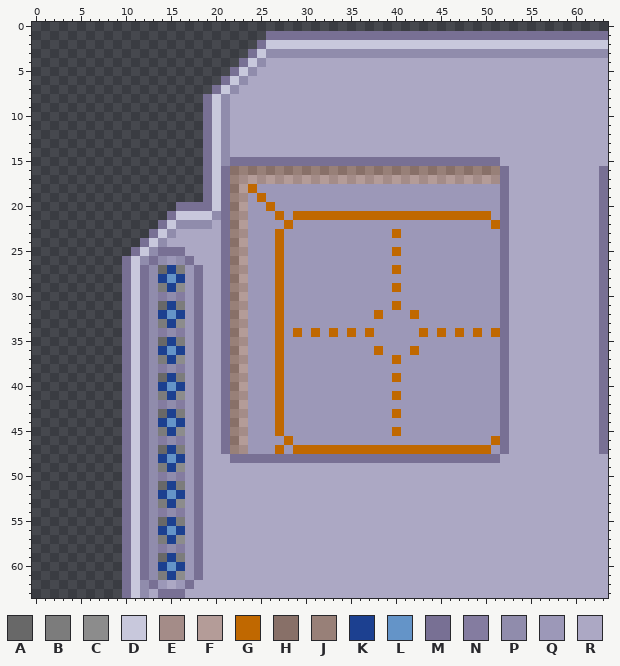
Pixel-art sprite: Resources/Facilities/crashed_ship_lefthangar.png. The picture above is the old version.
The file is 64x64 pixels.
Palette (. is transparent): A #686868  B #7c7c7c  C #8c8c8c  D #c8c8dc  E #a48c88  F #b49c98  G #c06800  H #887068  J #988078  K #1c4090  L #6494c8  M #787094  N #847ca0  P #908cac  Q #9c98b8  R #aca8c4
Pixels before (only the part around the change), first column x 0:
 0 ................................................................
 1 ..........................MMMMMMMMMMMMMMMMMMMMMMMMMMMMMMMMMMMMMM
 2 .........................MDDDDDDDDDDDDDDDDDDDDDDDDDDDDDDDDDDDDDD
 3 ........................MDPPPPPPPPPPPPPPPPPPPPPPPPPPPPPPPPPPPPPP
 4 .......................MDPRRRRRRRRRRRRRRRRRRRRRRRRRRRRRRRRRRRRRR
 5 ......................MDPRRRRRRRRRRRRRRRRRRRRRRRRRRRRRRRRRRRRRRR
 6 .....................MDPRRRRRRRRRRRRRRRRRRRRRRRRRRRRRRRRRRRRRRRR
 7 ....................MDPRRRRRRRRRRRRRRRRRRRRRRRRRRRRRRRRRRRRRRRRR
 8 ...................MDPRRRRRRRRRRRRRRRRRRRRRRRRRRRRRRRRRRRRRRRRRR
 9 ...................MDPRRRRRRRRRRRRRRRRRRRRRRRRRRRRRRRRRRRRRRRRRR
10 ...................MDPRRRRRRRRRRRRRRRRRRRRRRRRRRRRRRRRRRRRRRRRRR
11 ...................MDPRRRRRRRRRRRRRRRRRRRRRRRRRRRRRRRRRRRRRRRRRR
12 ...................MDPRRRRRRRRRRRRRRRRRRRRRRRRRRRRRRRRRRRRRRRRRR
13 ...................MDPRRRRRRRRRRRRRRRRRRRRRRRRRRRRRRRRRRRRRRRRRR
14 ...................MDPRRRRRRRRRRRRRRRRRRRRRRRRRRRRRRRRRRRRRRRRRR
15 ...................MDPMMMMMMMMMMMMMMMMMMMMMMMMMMMMMMRRRRRRRRRRRR
16 ...................MDMHJHJHJHJHJHJHJHJHJHJHJHJHJHJHJMRRRRRRRRRRM
17 ...................MDMJEFEFEFEFEFEFEFEFEFEFEFEFEFEFEMRRRRRRRRRRM
18 ...................MDMHFGQQQQQQQQQQQQQQQQQQQQQQQQQQQMRRRRRRRRRRM
19 ...................MDMJEQGQQQQQQQQQQQQQQQQQQQQQQQQQQMRRRRRRRRRRM
20 ................MMMMDMHFQQGQQQQQQQQQQQQQQQQQQQQQQQQQMRRRRRRRRRRM
21 ...............MDDDDPMJEQQQGQGGGGGGGGGGGGGGGGGGGGGGQMRRRRRRRRRRM
22 ..............MDPPPPRMHFQQQQGQQQQQQQQQQQQQQQQQQQQQQGMRRRRRRRRRRM
23 .............MDPRRRRRMJEQQQGQQQQQQQQQQQQGQQQQQQQQQQQMRRRRRRRRRRM
24 ............MDPRRRRRRMHFQQQGQQQQQQQQQQQQQQQQQQQQQQQQMRRRRRRRRRRM
25 ...........MDPMMMRRRRMJEQQQGQQQQQQQQQQQQGQQQQQQQQQQQMRRRRRRRRRRM
26 ..........MDPMPQPMRRRMHFQQQGQQQQQQQQQQQQQQQQQQQQQQQQMRRRRRRRRRRM
27 ..........MDMPAKBQMRRMJEQQQGQQQQQQQQQQQQGQQQQQQQQQQQMRRRRRRRRRRM
28 ..........MDMPKLKQMRRMHFQQQGQQQQQQQQQQQQQQQQQQQQQQQQMRRRRRRRRRRM
29 ..........MDMPBKCQMRRMJEQQQGQQQQQQQQQQQQGQQQQQQQQQQQMRRRRRRRRRRM
30 ..........MDMPNPNQMRRMHFQQQGQQQQQQQQQQQQQQQQQQQQQQQQMRRRRRRRRRRM
31 ..........MDMPAKBQMRRMJEQQQGQQQQQQQQQQQQGQQQQQQQQQQQMRRRRRRRRRRM
32 ..........MDMPKLKQMRRMHFQQQGQQQQQQQQQQGQQQGQQQQQQQQQMRRRRRRRRRRM
33 ..........MDMPBKCQMRRMJEQQQGQQQQQQQQQQQQQQQQQQQQQQQQMRRRRRRRRRRM
34 ..........MDMPNPNQMRRMHFQQQGQGQGQGQGQGQQQQQGQGQGQGQGMRRRRRRRRRRM
35 ..........MDMPAKBQMRRMJEQQQGQQQQQQQQQQQQQQQQQQQQQQQQMRRRRRRRRRRM
36 ..........MDMPKLKQMRRMHFQQQGQQQQQQQQQQGQQQGQQQQQQQQQMRRRRRRRRRRM
37 ..........MDMPBKCQMRRMJEQQQGQQQQQQQQQQQQGQQQQQQQQQQQMRRRRRRRRRRM
38 ..........MDMPNPNQMRRMHFQQQGQQQQQQQQQQQQQQQQQQQQQQQQMRRRRRRRRRRM
39 ..........MDMPAKBQMRRMJEQQQGQQQQQQQQQQQQGQQQQQQQQQQQMRRRRRRRRRRM
40 ..........MDMPKLKQMRRMHFQQQGQQQQQQQQQQQQQQQQQQQQQQQQMRRRRRRRRRRM
41 ..........MDMPBKCQMRRMJEQQQGQQQQQQQQQQQQGQQQQQQQQQQQMRRRRRRRRRRM
42 ..........MDMPNPNQMRRMHFQQQGQQQQQQQQQQQQQQQQQQQQQQQQMRRRRRRRRRRM
43 ..........MDMPAKBQMRRMJEQQQGQQQQQQQQQQQQGQQQQQQQQQQQMRRRRRRRRRRM
44 ..........MDMPKLKQMRRMHFQQQGQQQQQQQQQQQQQQQQQQQQQQQQMRRRRRRRRRRM
45 ..........MDMPBKCQMRRMJEQQQGQQQQQQQQQQQQGQQQQQQQQQQQMRRRRRRRRRRM
46 ..........MDMPNPNQMRRMHFQQQQGQQQQQQQQQQQQQQQQQQQQQQGMRRRRRRRRRRM
47 ..........MDMPAKBQMRRMJEQQQGQGGGGGGGGGGGGGGGGGGGGGGQMRRRRRRRRRRM
48 ..........MDMPKLKQMRRRMMMMMMMMMMMMMMMMMMMMMMMMMMMMMMRRRRRRRRRRRR
49 ..........MDMPBKCQMRRRRRRRRRRRRRRRRRRRRRRRRRRRRRRRRRRRRRRRRRRRRR
50 ..........MDMPNPNQMRRRRRRRRRRRRRRRRRRRRRRRRRRRRRRRRRRRRRRRRRRRRR
51 ..........MDMPAKBQMRRRRRRRRRRRRRRRRRRRRRRRRRRRRRRRRRRRRRRRRRRRRR
52 ..........MDMPKLKQMRRRRRRRRRRRRRRRRRRRRRRRRRRRRRRRRRRRRRRRRRRRRR
53 ..........MDMPBKCQMRRRRRRRRRRRRRRRRRRRRRRRRRRRRRRRRRRRRRRRRRRRRR
54 ..........MDMPNPNQMRRRRRRRRRRRRRRRRRRRRRRRRRRRRRRRRRRRRRRRRRRRRR
55 ..........MDMPAKBQMRRRRRRRRRRRRRRRRRRRRRRRRRRRRRRRRRRRRRRRRRRRRR
56 ..........MDMPKLKQMRRRRRRRRRRRRRRRRRRRRRRRRRRRRRRRRRRRRRRRRRRRRR
57 ..........MDMPBKCQMRRRRRRRRRRRRRRRRRRRRRRRRRRRRRRRRRRRRRRRRRRRRR
58 ..........MDMPNPNQMRRRRRRRRRRRRRRRRRRRRRRRRRRRRRRRRRRRRRRRRRRRRR
59 ..........MDMPAKBQMRRRRRRRRRRRRRRRRRRRRRRRRRRRRRRRRRRRRRRRRRRRRR
60 ..........MDMPKLKQMRRRRRRRRRRRRRRRRRRRRRRRRRRRRRRRRRRRRRRRRRRRRR
61 ..........MDMPBKCQMRRRRRRRRRRRRRRRRRRRRRRRRRRRRRRRRRRRRRRRRRRRRR
62 ..........MDPMQRQMRRRRRRRRRRRRRRRRRRRRRRRRRRRRRRRRRRRRRRRRRRRRRR
63 ..........MDPRMMMRRRRRRRRRRRRRRRRRRRRRRRRRRRRRRRRRRRRRRRRRRRRRRR
Now the later version:
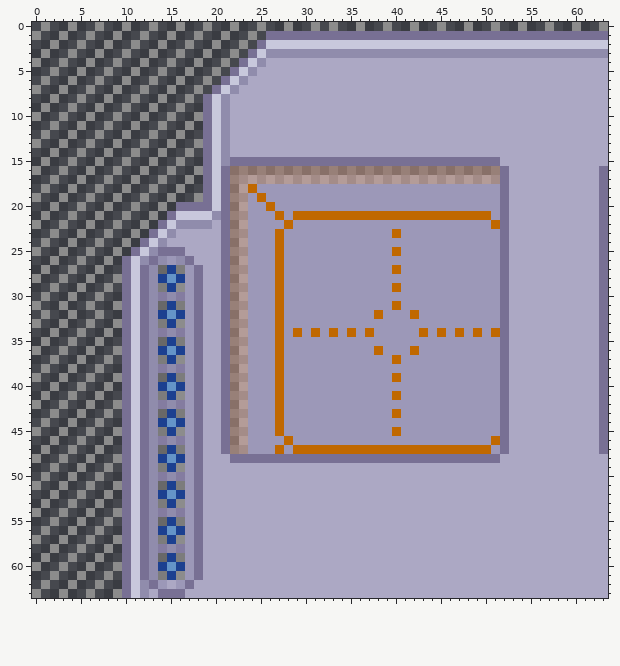
Edits made:
Changed rows in their new state; - is an unchanged pixel.
first column x 0:
 0 -C--C--C--C--C--C--C--C--C--C--C-C--C--C--C--C--C--C--C--C--C--C
 1 C--C--C--C--C--C--C--C--C---------------------------------------
 2 --C--C--C--C--C--C--C--C----------------------------------------
 3 -C--C--C--C--C--C--C--C-----------------------------------------
 4 C--C--C--C--C--C--C--C------------------------------------------
 5 --C--C--C--C--C--C--C-------------------------------------------
 6 -C--C--C--C--C--C--C--------------------------------------------
 7 C--C--C--C--C--C--C---------------------------------------------
 8 --C--C--C--C--C--C----------------------------------------------
 9 -C--C--C--C--C--C-----------------------------------------------
10 C--C--C--C--C--C--C---------------------------------------------
11 --C--C--C--C--C--C----------------------------------------------
12 -C--C--C--C--C--C-----------------------------------------------
13 C--C--C--C--C--C--C---------------------------------------------
14 --C--C--C--C--C--C----------------------------------------------
15 -C--C--C--C--C--C-----------------------------------------------
16 C--C--C--C--C--C--C---------------------------------------------
17 --C--C--C--C--C--C----------------------------------------------
18 -C--C--C--C--C--C-----------------------------------------------
19 C--C--C--C--C--C--C---------------------------------------------
20 --C--C--C--C--C-------------------------------------------------
21 -C--C--C--C--C--------------------------------------------------
22 C--C--C--C--C---------------------------------------------------
23 --C--C--C--C----------------------------------------------------
24 -C--C--C--C-----------------------------------------------------
25 C--C--C--C------------------------------------------------------
26 --C--C--C-------------------------------------------------------
27 -C--C--C--------------------------------------------------------
28 C--C--C--C------------------------------------------------------
29 --C--C--C-------------------------------------------------------
30 -C--C--C--------------------------------------------------------
31 C--C--C--C------------------------------------------------------
32 -C--C--C--------------------------------------------------------
33 C--C--C--C------------------------------------------------------
34 --C--C--C-------------------------------------------------------
35 -C--C--C--------------------------------------------------------
36 C--C--C--C------------------------------------------------------
37 --C--C--C-------------------------------------------------------
38 -C--C--C--------------------------------------------------------
39 C--C--C--C------------------------------------------------------
40 --C--C--C-------------------------------------------------------
41 -C--C--C--------------------------------------------------------
42 C--C--C--C------------------------------------------------------
43 --C--C--C-------------------------------------------------------
44 -C--C--C--------------------------------------------------------
45 C--C--C--C------------------------------------------------------
46 --C--C--C-------------------------------------------------------
47 -C--C--C--------------------------------------------------------
48 C--C--C--C------------------------------------------------------
49 --C--C--C-------------------------------------------------------
50 -C--C--C--------------------------------------------------------
51 C--C--C--C------------------------------------------------------
52 --C--C--C-------------------------------------------------------
53 -C--C--C--------------------------------------------------------
54 C--C--C--C------------------------------------------------------
55 --C--C--C-------------------------------------------------------
56 -C--C--C--------------------------------------------------------
57 C--C--C--C------------------------------------------------------
58 --C--C--C-------------------------------------------------------
59 -C--C--C--------------------------------------------------------
60 C--C--C--C------------------------------------------------------
61 --C--C--C-------------------------------------------------------
62 -C--C--C--------------------------------------------------------
63 C--C--C--C------------------------------------------------------
Where, in picture pixels (left, top, right, bottom), the same in both pictures:
added: (32, 22, 608, 598)
